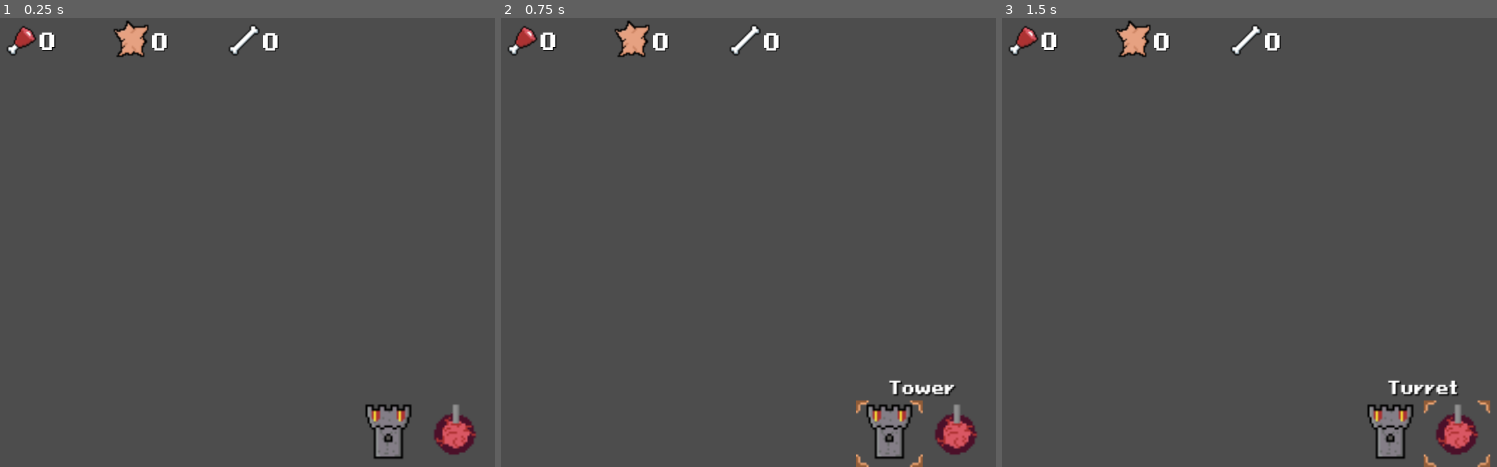
Above: before the commit, frames 1-3 (left to right).
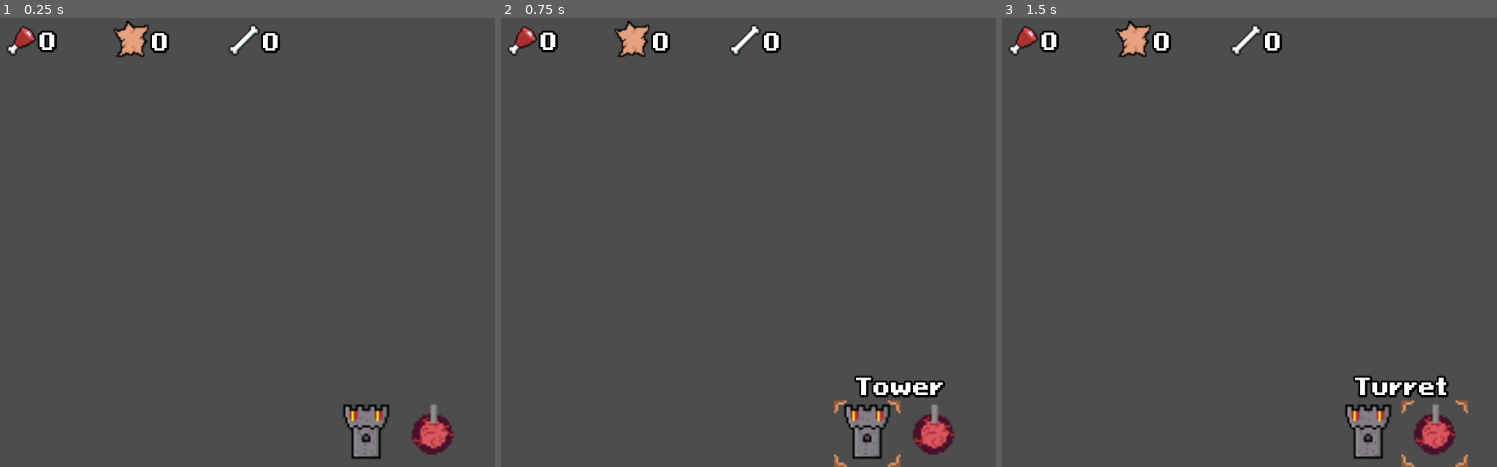
Above: after the commit, the same moments.

Repository: PhilipSBeck/Ludum-Dare-56
Game: Godot game, scene res://HUD/mainHUD.tscn
Same seed, same stepped clock (60 frames per second), same inputs: the game is played once before the commit and once after it. This scene is started directly instead of the project's main scene.
Inputs (mouse positions are in pixels of both pictures, inside the frame that each line leads up to; where the layout moved, square brackets give the same spot in the first picture):
- Up to frame 1 (0.25 s): no input
- Up to frame 2 (0.75 s): click (867, 435) [887, 435] at 0.5 s
- Up to frame 3 (1.5 s): click (1432, 435) [1457, 435] at 1.25 s

The runs differ from the first frame. In frame 1, 2.4% of the frame differs, in the area x 7-97%, y 2-99%; in frame 2, 3.4%; in frame 3, 3.5%, in the area x 7-99%, y 2-100%.

Commit message:
Updated hud

Diff:
--- a/HUD/mainHUD.tscn
+++ b/HUD/mainHUD.tscn
@@ -25,6 +25,8 @@
 offset_bottom = 54.0
 theme_override_colors/font_shadow_color = Color(0, 0, 0, 1)
 theme_override_colors/font_outline_color = Color(0, 0, 0, 1)
+theme_override_constants/outline_size = 10
+theme_override_constants/shadow_outline_size = 10
 theme_override_fonts/font = ExtResource("2_26ql1")
 theme_override_font_sizes/font_size = 32
 text = "0"
@@ -45,6 +47,8 @@
 offset_bottom = 55.0
 theme_override_colors/font_shadow_color = Color(0, 0, 0, 1)
 theme_override_colors/font_outline_color = Color(0, 0, 0, 1)
+theme_override_constants/outline_size = 10
+theme_override_constants/shadow_outline_size = 10
 theme_override_fonts/font = ExtResource("2_26ql1")
 theme_override_font_sizes/font_size = 32
 text = "0
@@ -66,6 +70,8 @@
 offset_bottom = 55.0
 theme_override_colors/font_shadow_color = Color(0, 0, 0, 1)
 theme_override_colors/font_outline_color = Color(0, 0, 0, 1)
+theme_override_constants/outline_size = 10
+theme_override_constants/shadow_outline_size = 10
 theme_override_fonts/font = ExtResource("2_26ql1")
 theme_override_font_sizes/font_size = 32
 text = "0
@@ -82,13 +88,11 @@
 anchor_top = 1.0
 anchor_right = 0.5
 anchor_bottom = 1.0
-offset_left = -64.0
-offset_top = -96.29
-offset_right = 64.0
-offset_bottom = -32.29
+offset_left = -96.0
+offset_top = -96.0
+offset_right = 96.0
 grow_horizontal = 2
 grow_vertical = 0
-scale = Vector2(1.5, 1.5)
 
 [node name="TowerPlaceBtn" type="TextureButton" parent="Hotbar"]
 layout_mode = 1
@@ -97,9 +101,9 @@
 anchor_top = 0.5
 anchor_right = 0.5
 anchor_bottom = 0.5
-offset_left = -64.0
-offset_top = -32.0
-offset_bottom = 32.0
+offset_left = -96.0
+offset_top = -48.0
+offset_bottom = 48.0
 grow_horizontal = 2
 grow_vertical = 2
 size_flags_horizontal = 4
@@ -111,8 +115,8 @@
 [node name="Selector" type="TextureRect" parent="Hotbar/TowerPlaceBtn"]
 visible = false
 layout_mode = 0
-offset_right = 64.0
-offset_bottom = 64.0
+offset_right = 96.0
+offset_bottom = 96.0
 texture = ExtResource("7_3oheq")
 
 [node name="TurretPlaceBtn" type="TextureButton" parent="Hotbar"]
@@ -122,9 +126,9 @@
 anchor_top = 0.5
 anchor_right = 0.5
 anchor_bottom = 0.5
-offset_top = -32.0
-offset_right = 64.0
-offset_bottom = 32.0
+offset_top = -48.0
+offset_right = 96.0
+offset_bottom = 48.0
 grow_horizontal = 2
 grow_vertical = 2
 size_flags_horizontal = 4
@@ -136,8 +140,8 @@
 [node name="Selector" type="TextureRect" parent="Hotbar/TurretPlaceBtn"]
 visible = false
 layout_mode = 0
-offset_right = 64.0
-offset_bottom = 64.0
+offset_right = 96.0
+offset_bottom = 96.0
 texture = ExtResource("7_3oheq")
 
 [node name="SelectedIcon" type="Label" parent="Hotbar"]
@@ -146,12 +150,15 @@
 anchor_left = 0.5
 anchor_right = 0.5
 offset_left = -32.0
-offset_top = -23.0
+offset_top = -40.0
 offset_right = 32.0
 grow_horizontal = 2
 theme_override_colors/font_shadow_color = Color(0, 0, 0, 1)
 theme_override_colors/font_outline_color = Color(0, 0, 0, 1)
+theme_override_constants/outline_size = 10
+theme_override_constants/shadow_outline_size = 10
 theme_override_fonts/font = ExtResource("2_26ql1")
+theme_override_font_sizes/font_size = 32
 text = "
 "
 horizontal_alignment = 1
Not shown, added: Art/Map/Walls/Bonewall_old.png.import
Not shown, added: Art/Map/Walls/bonewalltile.png.import
